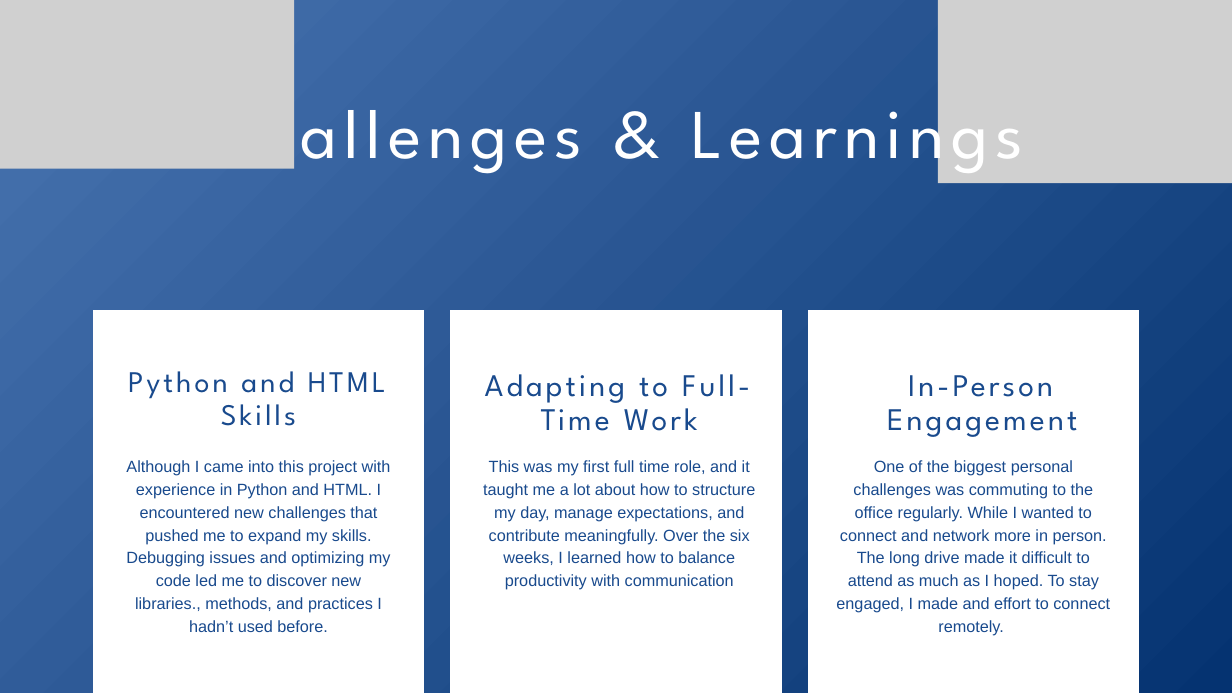
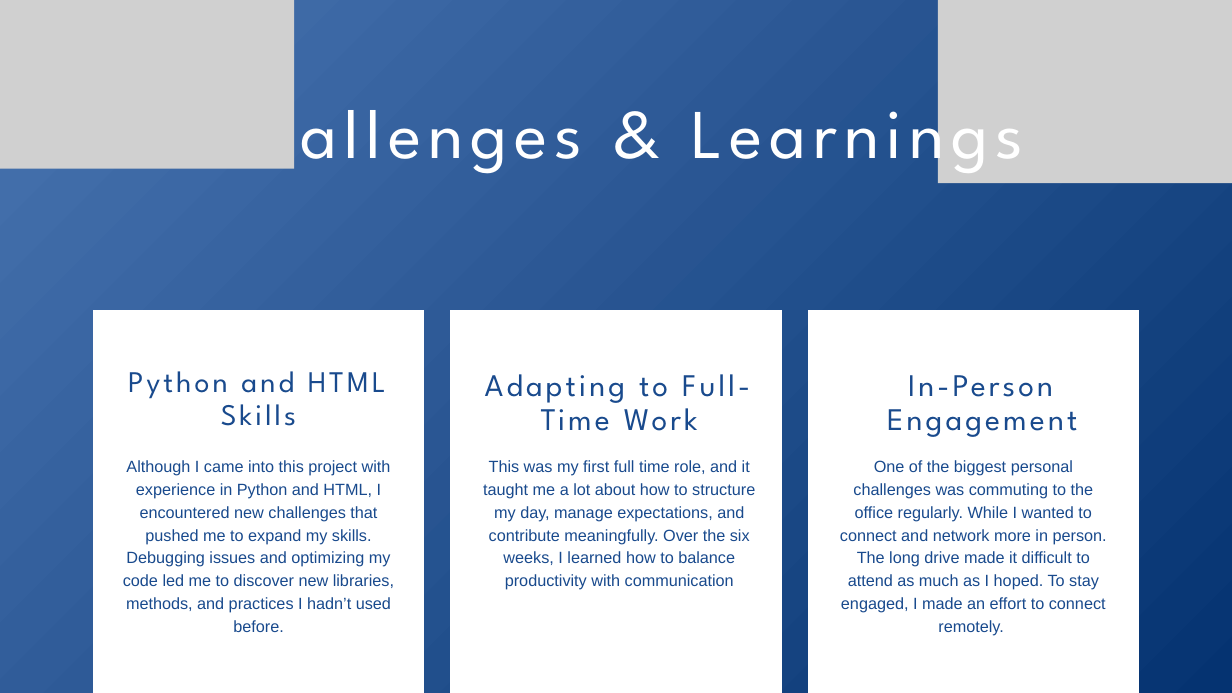
Before and after one commit to lbenhartVA/trm-compliance-check, a slide deck: slide 5 of docs/wiki/TRM_Project_Presentation.pptx. Drawn at 1232x693 pixels with LibreOffice and Linux fonts; fonts in the diff are those of the drawing; grey boxes stand for pictures. Boxes give left, top, right and bottom in pixels: in the first picture for what was removed or moved away, otherwise in the second. Text is boxed around its words. In the diff, an @@ line names an element or a change of style, - is before the commit and + after.

Commit message:
fixed the issues with my presentation

```diff
--- a/docs/wiki/TRM_Project_Presentation.pptx
+++ b/docs/wiki/TRM_Project_Presentation.pptx
@@ text at [123,460,394,632]: text changed @@
-Although I came into this project with experience in Python and HTML. I encountered new challenges that pushed me to expand my skills. Debugging issues and optimizing my code led me to discover new libraries., methods, and practices I hadn’t used before.
+Although I came into this project with experience in Python and HTML, I encountered new challenges that pushed me to expand my skills. Debugging issues and optimizing my code led me to discover new libraries, methods, and practices I hadn’t used before.
@@ text at [840,460,1107,635]: text changed @@
-One of the biggest personal challenges was commuting to the office regularly. While I wanted to connect and network more in person. The long drive made it difficult to attend as much as I hoped. To stay engaged, I made and effort to connect remotely.
+One of the biggest personal challenges was commuting to the office regularly. While I wanted to connect and network more in person. The long drive made it difficult to attend as much as I hoped. To stay engaged, I made an effort to connect remotely.
```
Also in this commit, not shown: 1 other slide changed.
